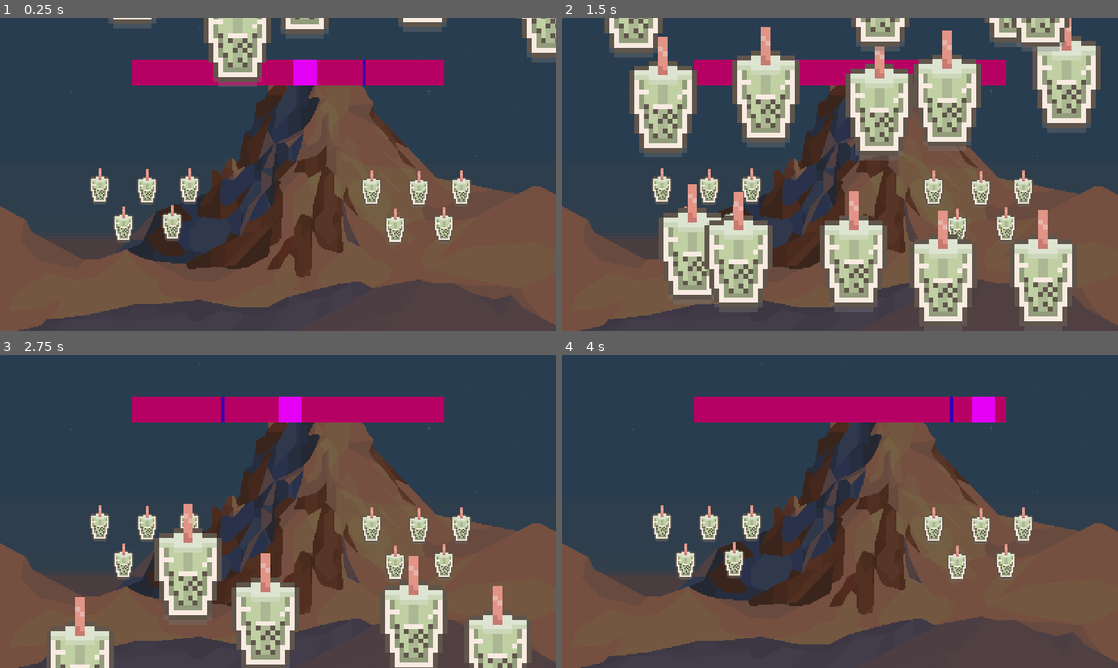
Above: before the commit, frames 1-4 (two rows, left to right).
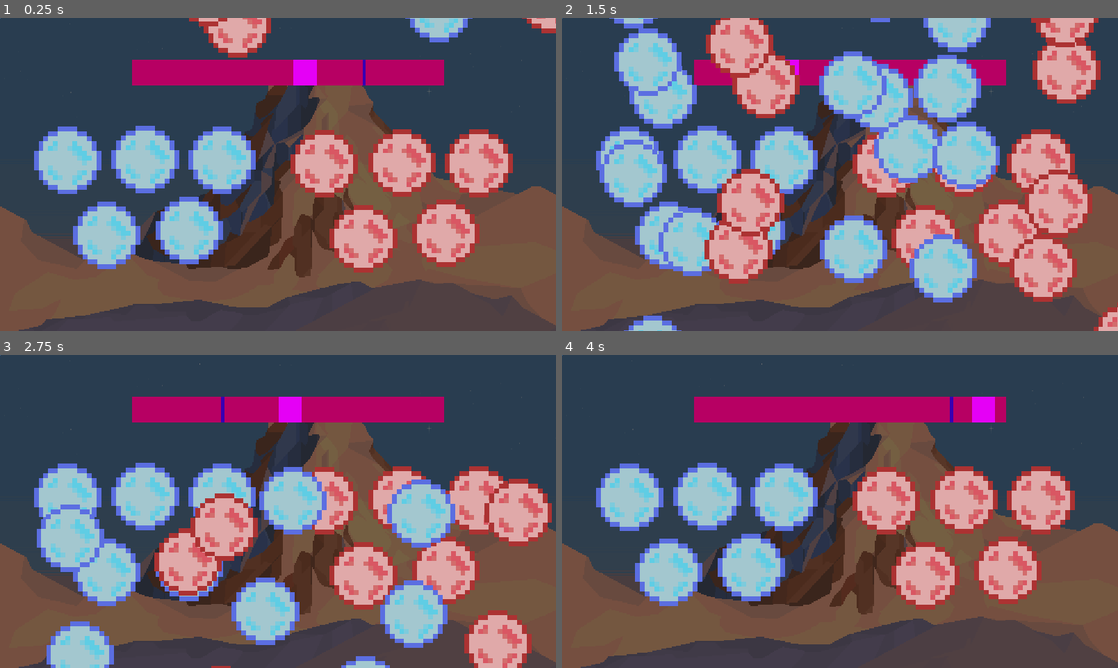
Above: after the commit, the same moments.

Repository: ceaura/GGJ_2025_BoomBoom
Game: Godot game, scene res://scenes/mini jeux/qte bubble/qte_bubble_main.tscn
Two runs of this game, one before a commit and one after it. Both use one fixed random seed, a clock stepped at 60 frames per second and the inputs below. This scene is started directly instead of the project's main scene.
Inputs:
- Up to frame 1 (0.25 s): no input
- Up to frame 2 (1.5 s): tap Enter (ui_accept) at 0.5, 0.77 s; tap Up (spam_bubble) at 0.6 s; tap Down (spam_bubble2) at 1.35 s
- Up to frame 3 (2.75 s): tap Enter (ui_accept) at 1.52 s; tap Up (spam_bubble) at 2.1 s
- Up to frame 4 (4 s): tap Down (spam_bubble2) at 2.85 s; tap Enter (ui_accept) at 3.02, 3.77 s; tap Up (spam_bubble) at 3.6 s

The runs differ from the first frame. In frame 1, 26% of the frame differs, in the area x 6-100%, y 0-82%; in frame 2, 56%, in the area x 6-100%, y 0-100%; in frame 3, 36%; in frame 4, 21%.

Commit message:
add sprites

Diff:
--- a/scenes/mini jeux/qte bubble/qte_bubble_main.tscn
+++ b/scenes/mini jeux/qte bubble/qte_bubble_main.tscn
@@ -1,28 +1,44 @@
-[gd_scene load_steps=9 format=3 uid="uid://xc0lboc3pjc5"]
+[gd_scene load_steps=12 format=3 uid="uid://xc0lboc3pjc5"]
 
 [ext_resource type="Texture2D" uid="uid://bwcc36tjt5f78" path="res://assets/sprites/free-winter-backgrounds-pixel-art/winter 6/hd.png" id="1_aephf"]
-[ext_resource type="Texture2D" uid="uid://dmvk2l5lvo2j2" path="res://assets/sprites/Bubble Drink 32x32/Bubble Avocado.png" id="2_2ycel"]
 [ext_resource type="Script" path="res://scripts/Mini jeux/qte bubble/game_manager_qte-bubble.gd" id="5_7pgiu"]
 [ext_resource type="Script" path="res://scripts/UI/intro_particles.gd" id="5_d7vyd"]
+[ext_resource type="Texture2D" uid="uid://bvr2rx4cvenlx" path="res://assets/sprites/icon/bubble/redBubble.png" id="5_wlis2"]
+[ext_resource type="Texture2D" uid="uid://clcwb81jvrqhb" path="res://assets/sprites/icon/bubble/blueBubble.png" id="6_6ub7n"]
 [ext_resource type="Script" path="res://scripts/Mini jeux/qte bubble/skill_bar.gd" id="6_87ckw"]
 
 [sub_resource type="PlaceholderTexture2D" id="PlaceholderTexture2D_xdpft"]
 
-[sub_resource type="AtlasTexture" id="AtlasTexture_137n6"]
-atlas = ExtResource("2_2ycel")
-region = Rect2(0, 0, 32, 32)
+[sub_resource type="AtlasTexture" id="AtlasTexture_ncbqh"]
+atlas = ExtResource("6_6ub7n")
+region = Rect2(0, 0, 160, 160)
 
 [sub_resource type="SpriteFrames" id="SpriteFrames_e6bhf"]
 animations = [{
 "frames": [{
 "duration": 1.0,
-"texture": SubResource("AtlasTexture_137n6")
+"texture": SubResource("AtlasTexture_ncbqh")
 }],
 "loop": true,
 "name": &"default",
 "speed": 5.0
 }]
 
+[sub_resource type="AtlasTexture" id="AtlasTexture_k5pny"]
+atlas = ExtResource("5_wlis2")
+region = Rect2(0, 0, 160, 160)
+
+[sub_resource type="SpriteFrames" id="SpriteFrames_4k2yc"]
+animations = [{
+"frames": [{
+"duration": 1.0,
+"texture": SubResource("AtlasTexture_k5pny")
+}],
+"loop": true,
+"name": &"default",
+"speed": 5.0
+}]
+
 [node name="QteBubbleMain" type="Node2D"]
 
 [node name="Sprite2D" type="Sprite2D" parent="."]
@@ -106,56 +122,46 @@
 [node name="Player1Bubbles" type="Node" parent="."]
 
 [node name="QteBubble" type="AnimatedSprite2D" parent="Player1Bubbles"]
-position = Vector2(357, 423)
-scale = Vector2(3, 3)
+position = Vector2(392, 440)
 sprite_frames = SubResource("SpriteFrames_e6bhf")
 
 [node name="QteBubble2" type="AnimatedSprite2D" parent="Player1Bubbles"]
-position = Vector2(256, 426)
-scale = Vector2(3, 3)
+position = Vector2(221, 450)
 sprite_frames = SubResource("SpriteFrames_e6bhf")
 
 [node name="QteBubble3" type="AnimatedSprite2D" parent="Player1Bubbles"]
-position = Vector2(393, 347)
-scale = Vector2(3, 3)
+position = Vector2(460, 294)
 sprite_frames = SubResource("SpriteFrames_e6bhf")
 
 [node name="QteBubble4" type="AnimatedSprite2D" parent="Player1Bubbles"]
-position = Vector2(305, 349)
-scale = Vector2(3, 3)
+position = Vector2(301, 293)
 sprite_frames = SubResource("SpriteFrames_e6bhf")
 
 [node name="QteBubble5" type="AnimatedSprite2D" parent="Player1Bubbles"]
-position = Vector2(207, 347)
-scale = Vector2(3, 3)
+position = Vector2(140, 295)
 sprite_frames = SubResource("SpriteFrames_e6bhf")
 
 [node name="Player2Bubbles" type="Node" parent="."]
 
 [node name="QteBubble7" type="AnimatedSprite2D" parent="Player2Bubbles"]
-position = Vector2(819, 430)
-scale = Vector2(3, 3)
-sprite_frames = SubResource("SpriteFrames_e6bhf")
+position = Vector2(924, 446)
+sprite_frames = SubResource("SpriteFrames_4k2yc")
 
 [node name="QteBubble8" type="AnimatedSprite2D" parent="Player2Bubbles"]
-position = Vector2(956, 351)
-scale = Vector2(3, 3)
-sprite_frames = SubResource("SpriteFrames_e6bhf")
+position = Vector2(753, 457)
+sprite_frames = SubResource("SpriteFrames_4k2yc")
 
 [node name="QteBubble9" type="AnimatedSprite2D" parent="Player2Bubbles"]
-position = Vector2(868, 353)
-scale = Vector2(3, 3)
-sprite_frames = SubResource("SpriteFrames_e6bhf")
+position = Vector2(992, 301)
+sprite_frames = SubResource("SpriteFrames_4k2yc")
 
 [node name="QteBubble10" type="AnimatedSprite2D" parent="Player2Bubbles"]
-position = Vector2(770, 351)
-scale = Vector2(3, 3)
-sprite_frames = SubResource("SpriteFrames_e6bhf")
-
-[node name="QteBubble6" type="AnimatedSprite2D" parent="Player2Bubbles"]
-position = Vector2(920, 427)
-scale = Vector2(3, 3)
-sprite_frames = SubResource("SpriteFrames_e6bhf")
+position = Vector2(833, 300)
+sprite_frames = SubResource("SpriteFrames_4k2yc")
+
+[node name="QteBubble11" type="AnimatedSprite2D" parent="Player2Bubbles"]
+position = Vector2(672, 302)
+sprite_frames = SubResource("SpriteFrames_4k2yc")
 
 [node name="IntroParticles" type="Node" parent="."]
 script = ExtResource("5_d7vyd")
@@ -163,59 +169,49 @@
 [node name="CPUParticles2D2" type="CPUParticles2D" parent="IntroParticles"]
 position = Vector2(167, -112)
 emitting = false
-amount = 5
-lifetime = 2.0
-one_shot = true
-texture = ExtResource("2_2ycel")
-emission_shape = 1
-emission_sphere_radius = 128.0
-scale_amount_min = 10.0
-scale_amount_max = 10.0
+amount = 10
+lifetime = 2.0
+one_shot = true
+texture = ExtResource("6_6ub7n")
+emission_shape = 1
+emission_sphere_radius = 128.0
 
 [node name="CPUParticles2D3" type="CPUParticles2D" parent="IntroParticles"]
 position = Vector2(418, -109)
 emitting = false
-amount = 5
-lifetime = 2.0
-one_shot = true
-texture = ExtResource("2_2ycel")
-emission_shape = 1
-emission_sphere_radius = 128.0
-scale_amount_min = 10.0
-scale_amount_max = 10.0
+amount = 10
+lifetime = 2.0
+one_shot = true
+texture = ExtResource("5_wlis2")
+emission_shape = 1
+emission_sphere_radius = 128.0
 
 [node name="CPUParticles2D4" type="CPUParticles2D" parent="IntroParticles"]
 position = Vector2(629, -105)
 emitting = false
-amount = 5
-lifetime = 2.0
-one_shot = true
-texture = ExtResource("2_2ycel")
-emission_shape = 1
-emission_sphere_radius = 128.0
-scale_amount_min = 10.0
-scale_amount_max = 10.0
+amount = 10
+lifetime = 2.0
+one_shot = true
+texture = ExtResource("6_6ub7n")
+emission_shape = 1
+emission_sphere_radius = 128.0
 
 [node name="CPUParticles2D5" type="CPUParticles2D" parent="IntroParticles"]
 position = Vector2(847, -105)
 emitting = false
-amount = 5
-lifetime = 2.0
-one_shot = true
-texture = ExtResource("2_2ycel")
-emission_shape = 1
-emission_sphere_radius = 128.0
-scale_amount_min = 10.0
-scale_amount_max = 10.0
+amount = 10
+lifetime = 2.0
+one_shot = true
+texture = ExtResource("6_6ub7n")
+emission_shape = 1
+emission_sphere_radius = 128.0
 
 [node name="CPUParticles2D6" type="CPUParticles2D" parent="IntroParticles"]
 position = Vector2(1074, -105)
 emitting = false
-amount = 5
-lifetime = 2.0
-one_shot = true
-texture = ExtResource("2_2ycel")
-emission_shape = 1
-emission_sphere_radius = 128.0
-scale_amount_min = 10.0
-scale_amount_max = 10.0
+amount = 10
+lifetime = 2.0
+one_shot = true
+texture = ExtResource("5_wlis2")
+emission_shape = 1
+emission_sphere_radius = 128.0
--- a/scenes/mini jeux/spam bubble/spam_bubble_main.tscn
+++ b/scenes/mini jeux/spam bubble/spam_bubble_main.tscn
@@ -1,35 +1,36 @@
-[gd_scene load_steps=10 format=3 uid="uid://dtke8vjvnfbwa"]
+[gd_scene load_steps=11 format=3 uid="uid://dtke8vjvnfbwa"]
 
 [ext_resource type="Texture2D" uid="uid://dn4bgkl4e6mh2" path="res://assets/sprites/free-winter-backgrounds-pixel-art/winter 5/11.png" id="1_r8w3y"]
 [ext_resource type="Script" path="res://scripts/Mini jeux/spam bubble/spam_bubble_game_manager.gd" id="3_dyrfd"]
 [ext_resource type="PackedScene" uid="uid://ca25550kxb748" path="res://scenes/UI/chrono.tscn" id="4_ssv7r"]
-[ext_resource type="Texture2D" uid="uid://dihuhvxoqxt5e" path="res://assets/sprites/Bubble Drink 32x32/Bubble Red Velvet.png" id="5_lol83"]
-[ext_resource type="Texture2D" uid="uid://br6c11iesyim5" path="res://assets/sprites/Bubble Drink 32x32/Bubble Bubble Gum.png" id="6_irwx8"]
+[ext_resource type="Script" path="res://scripts/UI/intro_particles.gd" id="6_8ep7c"]
+[ext_resource type="Texture2D" uid="uid://clcwb81jvrqhb" path="res://assets/sprites/icon/bubble/blueBubble.png" id="7_fgohd"]
+[ext_resource type="Texture2D" uid="uid://bvr2rx4cvenlx" path="res://assets/sprites/icon/bubble/redBubble.png" id="7_iy08p"]
 
-[sub_resource type="AtlasTexture" id="AtlasTexture_m2nr3"]
-atlas = ExtResource("5_lol83")
-region = Rect2(0, 0, 32, 32)
+[sub_resource type="AtlasTexture" id="AtlasTexture_feg32"]
+atlas = ExtResource("7_iy08p")
+region = Rect2(0, 0, 160, 160)
 
 [sub_resource type="SpriteFrames" id="SpriteFrames_7jhi1"]
 animations = [{
 "frames": [{
 "duration": 1.0,
-"texture": SubResource("AtlasTexture_m2nr3")
+"texture": SubResource("AtlasTexture_feg32")
 }],
 "loop": true,
 "name": &"default",
 "speed": 5.0
 }]
 
-[sub_resource type="AtlasTexture" id="AtlasTexture_wm7yd"]
-atlas = ExtResource("6_irwx8")
-region = Rect2(0, 0, 32, 32)
+[sub_resource type="AtlasTexture" id="AtlasTexture_ay035"]
+atlas = ExtResource("7_fgohd")
+region = Rect2(0, 0, 160, 160)
 
 [sub_resource type="SpriteFrames" id="SpriteFrames_e782d"]
 animations = [{
 "frames": [{
 "duration": 1.0,
-"texture": SubResource("AtlasTexture_wm7yd")
+"texture": SubResource("AtlasTexture_ay035")
 }],
 "loop": true,
 "name": &"default",
@@ -50,11 +51,62 @@
 amount_time = 5
 
 [node name="SpamBubble" type="AnimatedSprite2D" parent="."]
-position = Vector2(636, 607)
-scale = Vector2(2, 2)
+position = Vector2(754, 356)
 sprite_frames = SubResource("SpriteFrames_7jhi1")
 
 [node name="SpamBubble2" type="AnimatedSprite2D" parent="."]
-position = Vector2(372, 607)
-scale = Vector2(2, 2)
+position = Vector2(348, 363)
 sprite_frames = SubResource("SpriteFrames_e782d")
+
+[node name="IntroParticles" type="Node" parent="."]
+script = ExtResource("6_8ep7c")
+
+[node name="CPUParticles2D2" type="CPUParticles2D" parent="IntroParticles"]
+position = Vector2(167, -112)
+emitting = false
+amount = 10
+lifetime = 2.0
+one_shot = true
+texture = ExtResource("7_fgohd")
+emission_shape = 1
+emission_sphere_radius = 128.0
+
+[node name="CPUParticles2D3" type="CPUParticles2D" parent="IntroParticles"]
+position = Vector2(418, -109)
+emitting = false
+amount = 10
+lifetime = 2.0
+one_shot = true
+texture = ExtResource("7_fgohd")
+emission_shape = 1
+emission_sphere_radius = 128.0
+
+[node name="CPUParticles2D4" type="CPUParticles2D" parent="IntroParticles"]
+position = Vector2(629, -105)
+emitting = false
+amount = 10
+lifetime = 2.0
+one_shot = true
+texture = ExtResource("7_iy08p")
+emission_shape = 1
+emission_sphere_radius = 128.0
+
+[node name="CPUParticles2D5" type="CPUParticles2D" parent="IntroParticles"]
+position = Vector2(847, -105)
+emitting = false
+amount = 10
+lifetime = 2.0
+one_shot = true
+texture = ExtResource("7_fgohd")
+emission_shape = 1
+emission_sphere_radius = 128.0
+
+[node name="CPUParticles2D6" type="CPUParticles2D" parent="IntroParticles"]
+position = Vector2(1074, -105)
+emitting = false
+amount = 10
+lifetime = 2.0
+one_shot = true
+texture = ExtResource("7_iy08p")
+emission_shape = 1
+emission_sphere_radius = 128.0
--- a/scripts/UI/intro_particles.gd
+++ b/scripts/UI/intro_particles.gd
@@ -5,7 +5,6 @@
 @onready var cpu_particles_2d_5 = $CPUParticles2D5
 @onready var cpu_particles_2d_6 = $CPUParticles2D6
 
-
 func _ready():
 	for child in get_children():
 		if child is CPUParticles2D:
Binary file added: assets/sprites/icon/bubble/blueBubble.png
Not shown, added: assets/sprites/icon/bubble/blueBubble.png.import
Binary file added: assets/sprites/icon/bubble/redBubble.png
Not shown, added: assets/sprites/icon/bubble/redBubble.png.import
